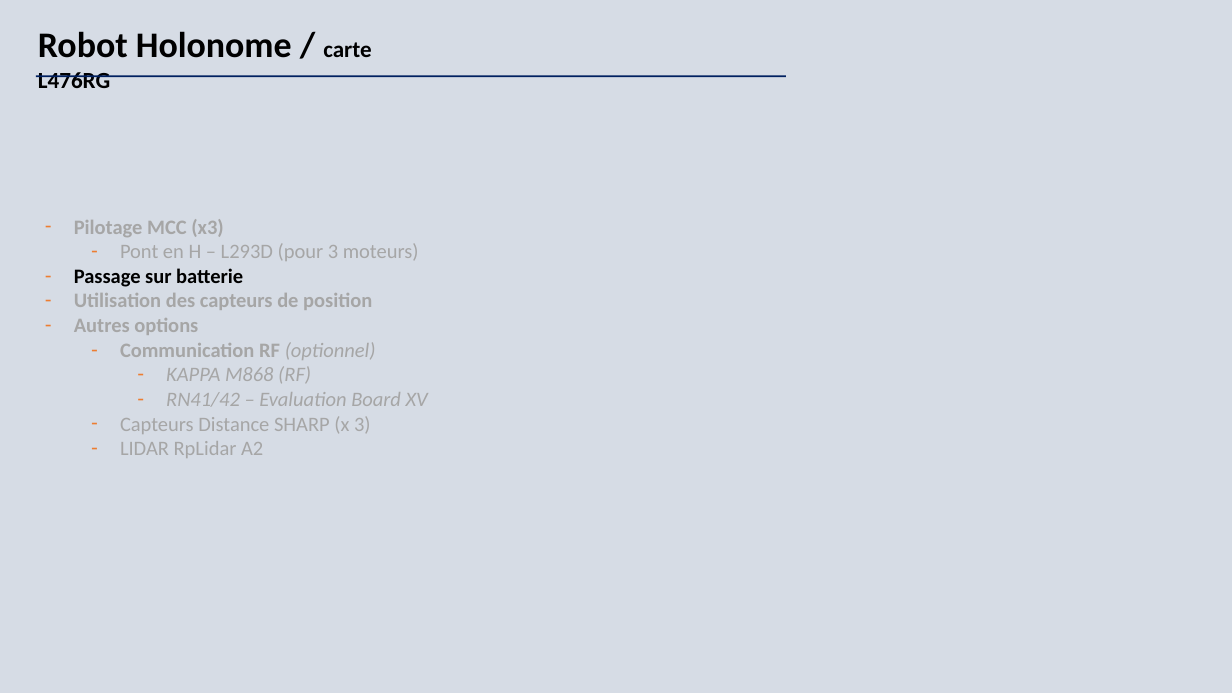
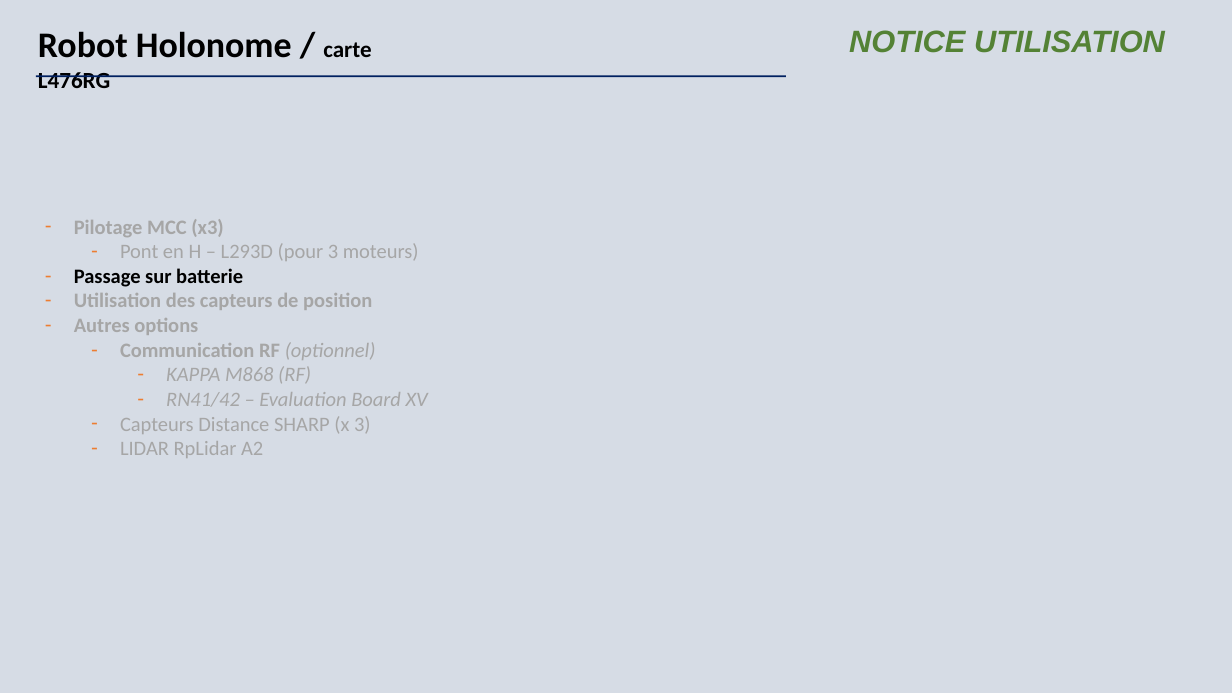
Before and after one commit to IOGS-LEnsE-embedded/Maquettes_LEnsE, a slide deck: slide 6 of Maquettes/Elec_Num_Emb/Robot_Holonome/procedure_test_robot.pptx. Drawn at 1232x693 pixels with LibreOffice and Linux fonts; fonts in the diff are those of the drawing. Boxes give left, top, right and bottom in pixels: in the first picture for what was removed or moved away, otherwise in the second. Text is boxed around its words. In the diff, an @@ line names an element or a change of style, - is before the commit and + after.

Commit message:
Update Notice Robot Holonome

```diff
--- a/Maquettes/Elec_Num_Emb/Robot_Holonome/procedure_test_robot.pptx
+++ b/Maquettes/Elec_Num_Emb/Robot_Holonome/procedure_test_robot.pptx
@@ text added at [849, 30, 1165, 53], 24 pt, text #548235, bold, italic @@
+NOTICE UTILISATION
```
Also in this commit, not shown: 3 other slides changed, 1 other file.
